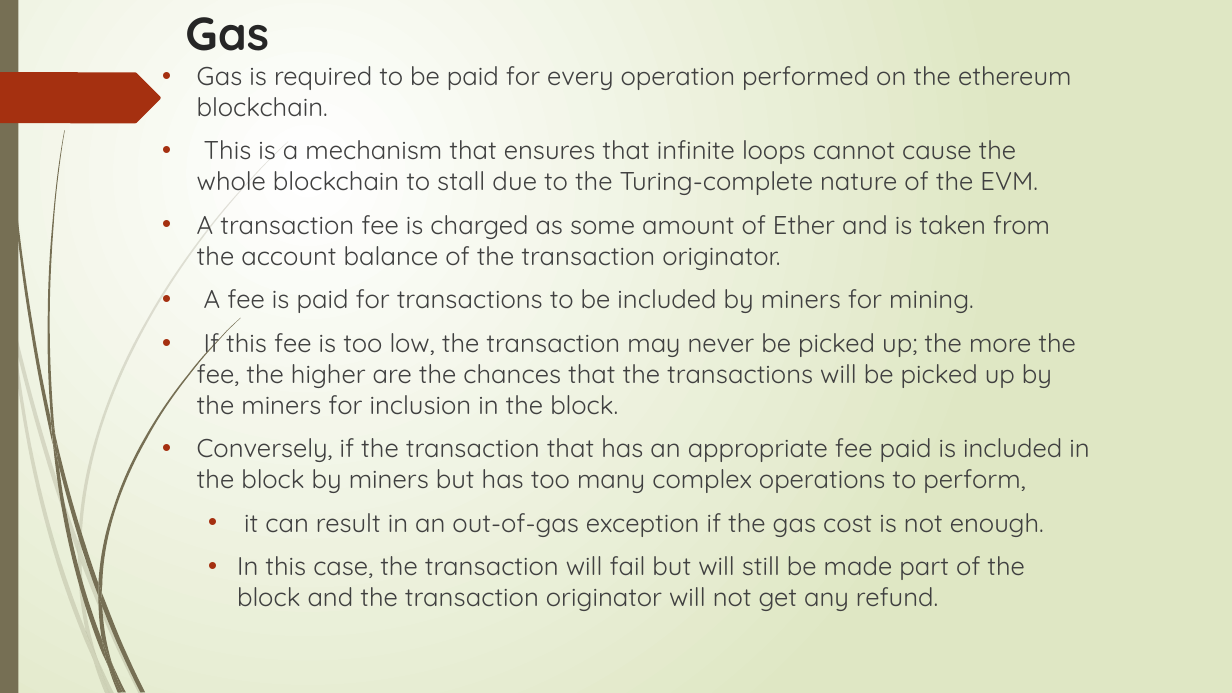
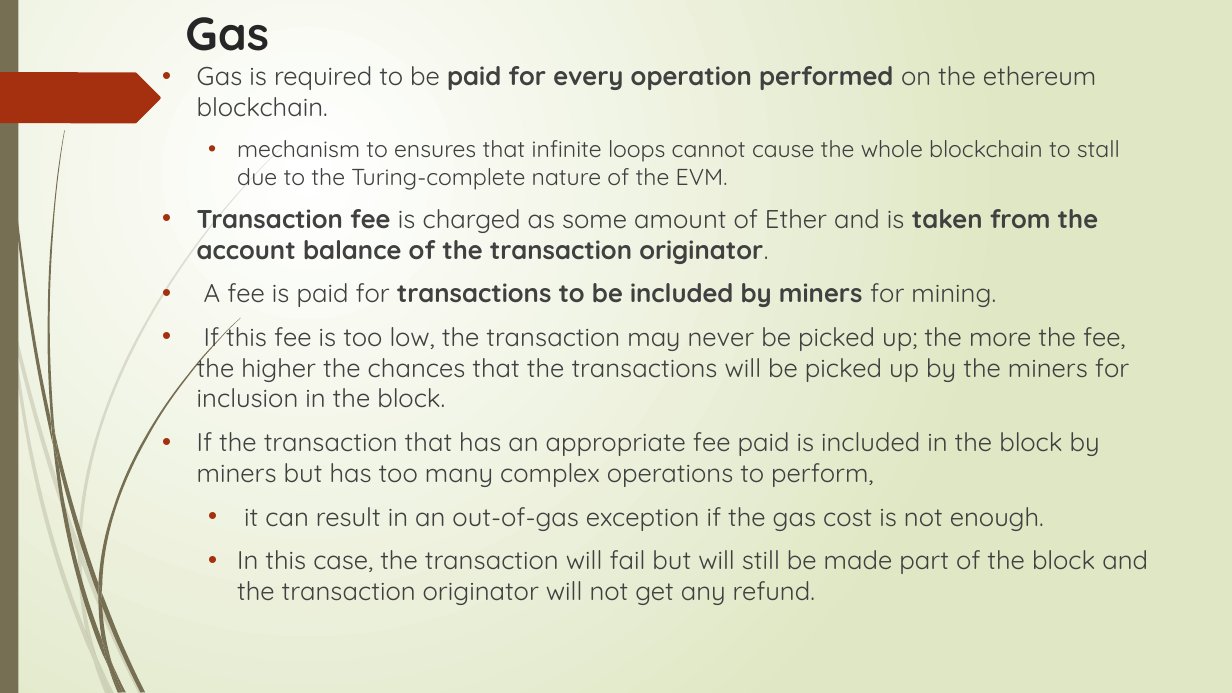
Before and after one commit to sanjayshimoga/nmit-blockchain-DApps, a slide deck: slide 117 of Ethereum 101.pptx (slide 113 before the commit). Drawn at 1232x693 pixels with LibreOffice and Linux fonts; fonts in the diff are those of the drawing. Boxes give left, top, right and bottom in pixels: in the first picture for what was removed or moved away, otherwise in the second. Text is boxed around its words. In the diff, an @@ line names an element or a change of style, - is before the commit and + after.

```diff
--- a/Ethereum 101.pptx
+++ b/Ethereum 101.pptx
@@ text at [197, 66, 1097, 307]: bold on in "paid for every operation performed", "transactions to be included by miners" @@
@@ text at [197, 140, 1120, 264]: text changed; size 20 to 18 pt @@
-• This is a mechanism that ensures that infinite loops cannot cause the whole blockchain to stall due to the Turing-complete nature of the EVM.
-• A transaction fee is charged as some amount of Ether and is taken from the account balance of the transaction originator.
+  • mechanism to ensures that infinite loops cannot cause the whole blockchain to stall due to the Turing-complete nature of the EVM.
+• Transaction fee is charged as some amount of Ether and is taken from the account balance of the transaction originator.
@@ text at [197, 319, 1129, 487]: text changed @@
-• If this fee is too low, the transaction may never be picked up; the more the fee, the higher are the chances that the transactions will be picked up by the miners for inclusion in the block.
-• Conversely, if the transaction that has an appropriate fee paid is included in the block by miners but has too many complex operations to perform,
+• If this fee is too low, the transaction may never be picked up; the more the fee, the higher the chances that the transactions will be picked up by the miners for inclusion in the block.
+• If the transaction that has an appropriate fee paid is included in the block by miners but has too many complex operations to perform,
```
Also in this commit, not shown: 38 other slides changed, 15 slides added.
